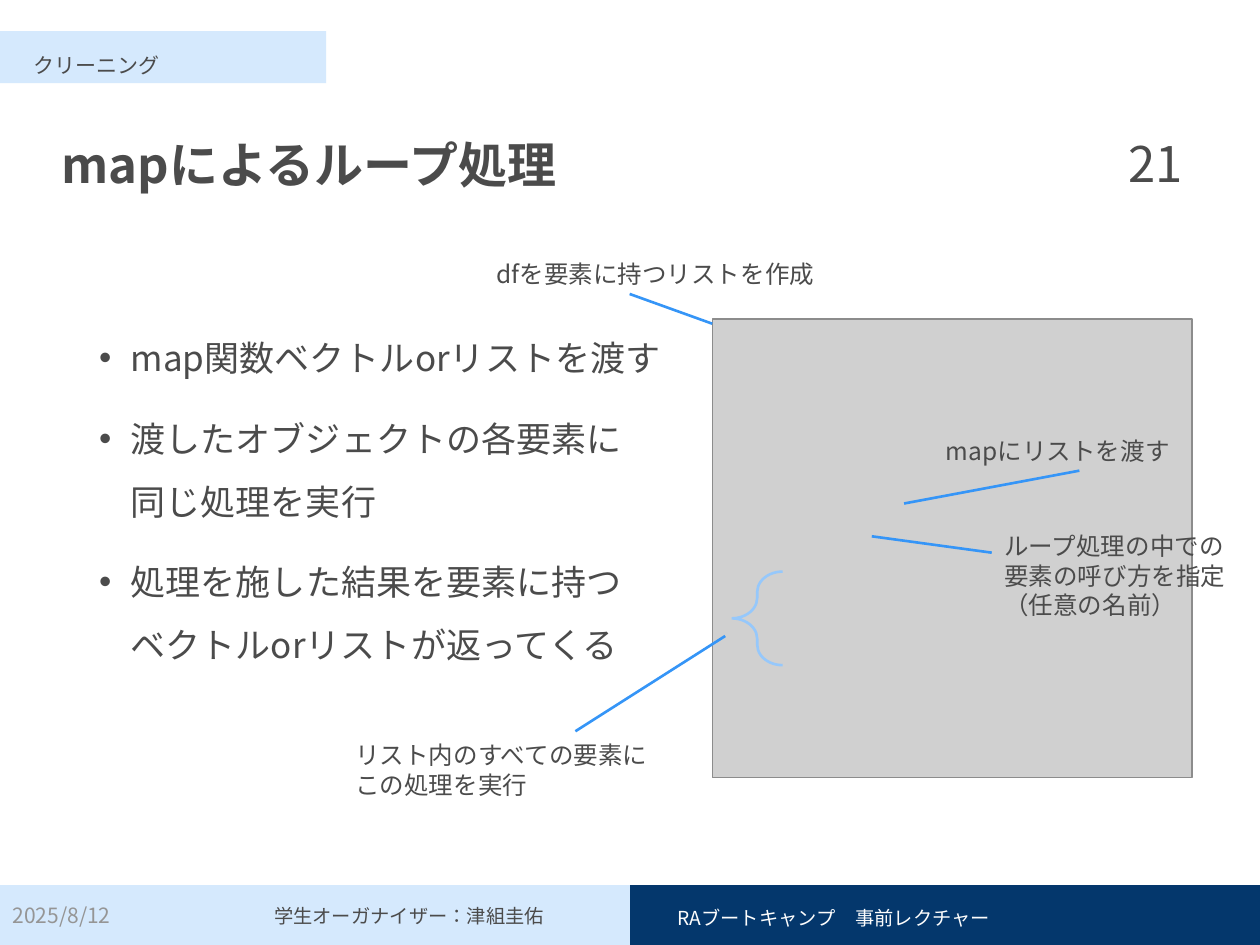
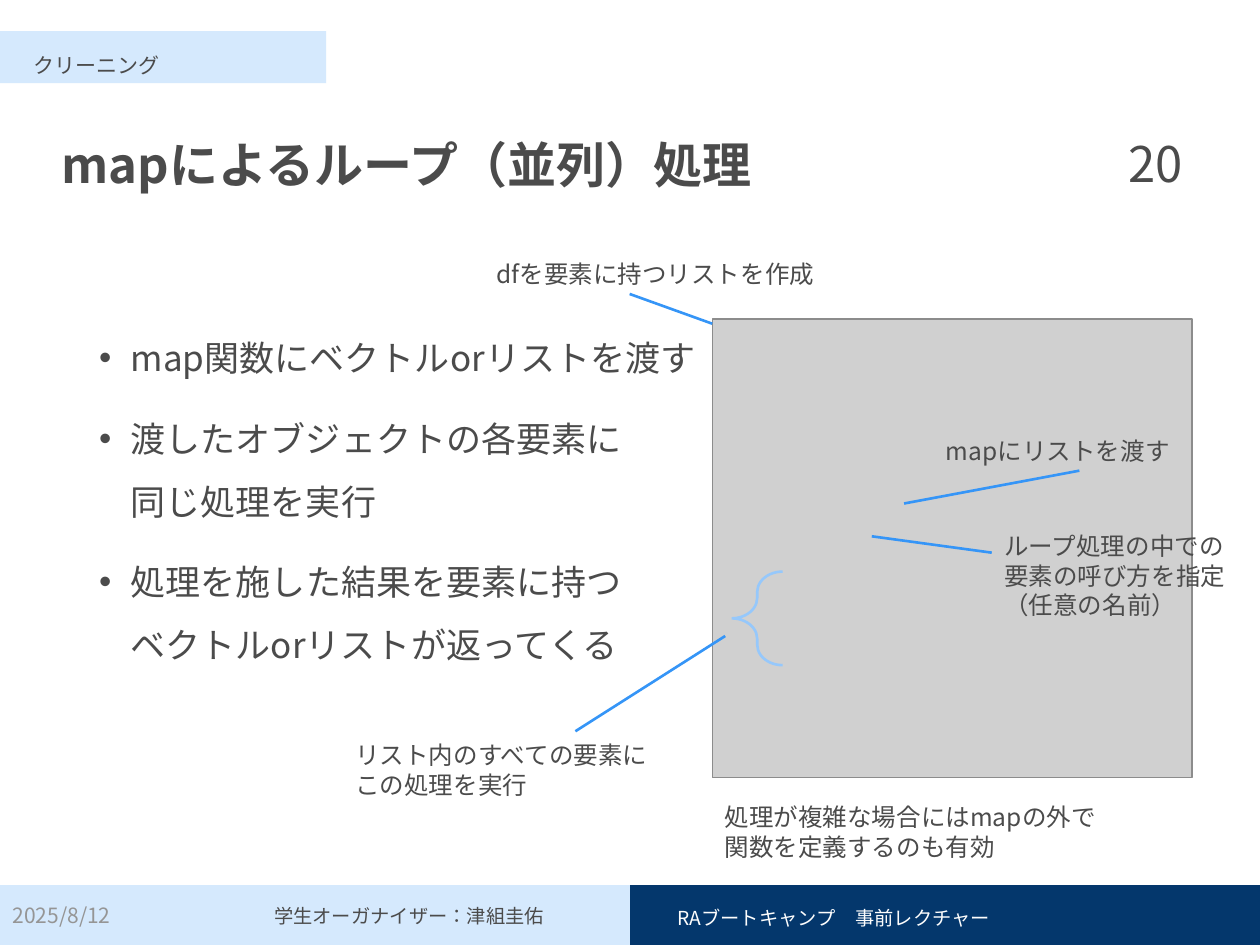
Before and after one commit to Keisuke-Tsugumi/pre-lecture, a slide deck: slide 20 of 事前レクチャー_スライド.pptx (slide 21 before the commit). Drawn at 1260x945 pixels with LibreOffice and Linux fonts; fonts in the diff are those of the drawing; grey boxes stand for pictures. Boxes give left, top, right and bottom in pixels: in the first picture for what was removed or moved away, otherwise in the second. Text is boxed around its words. In the diff, an @@ line names an element or a change of style, - is before the commit and + after.

```diff
--- a/事前レクチャー_スライド.pptx
+++ b/事前レクチャー_スライド.pptx
@@ title at bbox=[62, 141, 752, 194]: text changed @@
-mapによるループ処理
+mapによるループ（並列）処理
@@ page number at bbox=[1129, 145, 1183, 183]: text changed @@
-21
+20
@@ text at bbox=[131, 341, 696, 379]: text changed @@
-• map関数ベクトルorリストを渡す
+• map関数にベクトルorリストを渡す
@@ text added at bbox=[725, 805, 1096, 858], 14 pt, text #4B4B4B @@
+処理が複雑な場合にはmapの外で
+関数を定義するのも有効
```
Also in this commit, not shown: 14 other slides changed, 1 slide removed, 3 other files.
